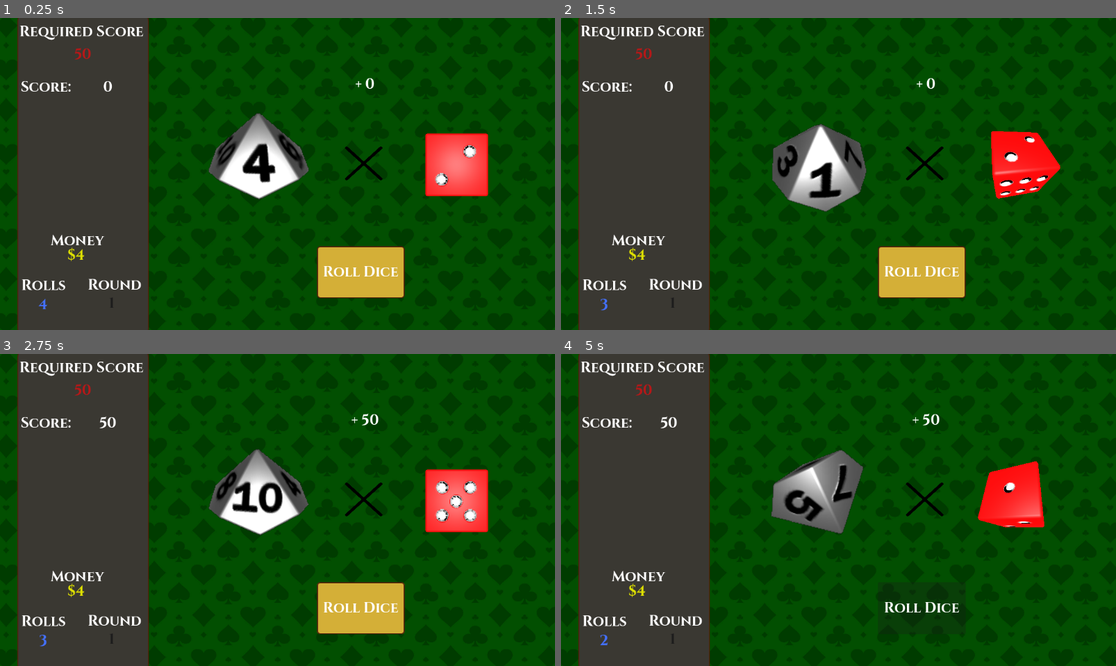
Above: before the commit, frames 1-4 (two rows, left to right).
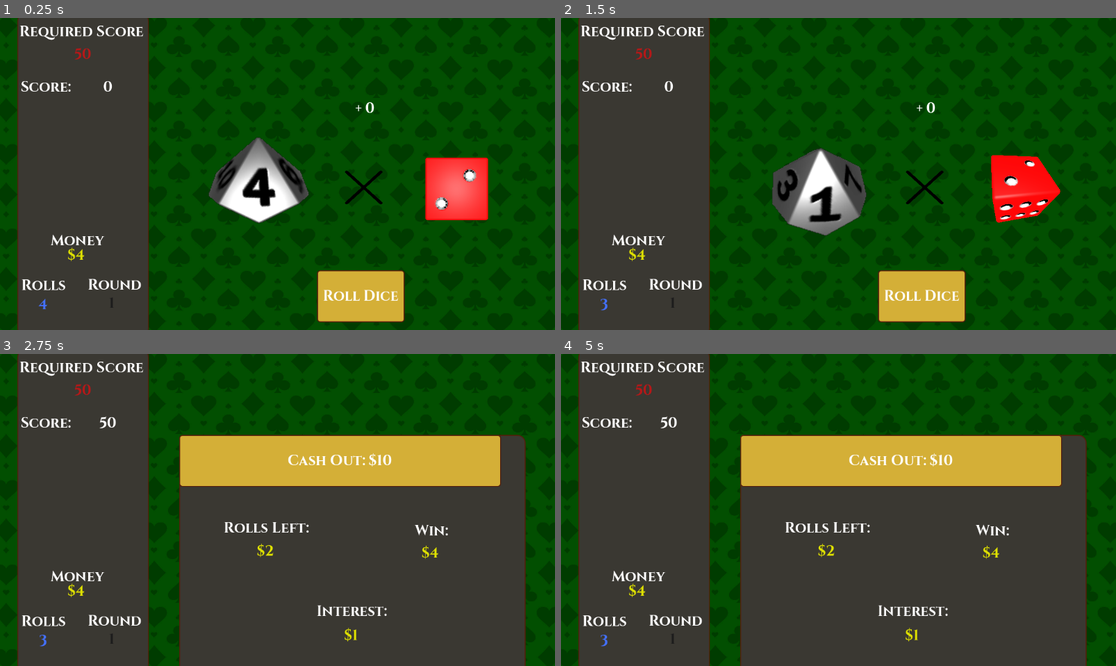
Above: after the commit, the same moments.

Repository: JacksonPearce21/Diceon
Game: Godot game, scene res://Scenes/main_game.tscn
The game is run twice, just before and just after one commit, with the same random seed, the same clock (stepped at 60 frames per second) and the same inputs.
Inputs (mouse positions are in pixels of both pictures, inside the frame that each line leads up to):
- Up to frame 1 (0.25 s): no input
- Up to frame 2 (1.5 s): click "Roll Dice" at 0.5 s
- Up to frame 3 (2.75 s): no input
- Up to frame 4 (5 s): click (899, 460) at 2.75 s, where only the run after the commit has a clickable "Cash Out: $10"; click "Roll Dice" at 3.5 s; click (899, 460) at 4.25 s, where only the run after the commit has a clickable "Cash Out: $10"

The runs differ from the first frame. In frame 1, 9.9% of the frame differs, in the area x 37-88%, y 19-98%; in frame 2, 9.9%; in frame 3, 46%; in frame 4, 46%, in the area x 7-95%, y 18-100%.
Error after the commit: Parse Error: Unexpected identifier "GlobalManager" in class body. (res://Scripts/eor_popup.gd:5)

Commit message:
Start of functionality of popup

Diff:
--- /dev/null
+++ b/Scenes/eor_popup.gd
@@ -0,0 +1 @@
+extends Node2D
--- a/Scenes/eor_popup.tscn
+++ b/Scenes/eor_popup.tscn
@@ -1,6 +1,7 @@
-[gd_scene load_steps=6 format=3 uid="uid://c5am5xdlwbbvv"]
+[gd_scene load_steps=7 format=3 uid="uid://c5am5xdlwbbvv"]
 
 [ext_resource type="FontFile" uid="uid://wjtial1f50wv" path="res://Assets/Cinzel-Bold.ttf" id="1_2e1hu"]
+[ext_resource type="Script" uid="uid://cr1omxfymrqbh" path="res://Scripts/eor_popup.gd" id="1_dayh2"]
 [ext_resource type="StyleBox" uid="uid://25f06d3wx5kb" path="res://Assets/Button_style_box.tres" id="2_dayh2"]
 [ext_resource type="StyleBox" uid="uid://cn5k1t1mloygf" path="res://Assets/Button_style_pressed.tres" id="3_fpj8r"]
 [ext_resource type="StyleBox" uid="uid://bpxwbwsgjuesr" path="res://Assets/Button_style_hoverd.tres" id="4_ewfj4"]
@@ -22,6 +23,7 @@
 corner_radius_bottom_left = 16
 
 [node name="EOR_popup" type="Node2D"]
+script = ExtResource("1_dayh2")
 
 [node name="Pop-up" type="Panel" parent="."]
 offset_left = 193.0
@@ -103,9 +105,9 @@
 horizontal_alignment = 1
 
 [node name="cash_out" type="Button" parent="Pop-up"]
-offset_left = 40.0
+offset_left = 25.0
 offset_top = 21.0
-offset_right = 674.0
+offset_right = 693.0
 offset_bottom = 129.0
 theme_override_colors/font_disabled_color = Color(1, 1, 1, 1)
 theme_override_colors/font_hover_pressed_color = Color(1, 1, 1, 1)
--- a/Scenes/main_game.tscn
+++ b/Scenes/main_game.tscn
@@ -9,6 +9,7 @@
 [ext_resource type="Texture2D" uid="uid://dkqgtce5dbq8m" path="res://Assets/Multiplication_Sign.svg.png" id="5_mgc0q"]
 [ext_resource type="StyleBox" uid="uid://cn5k1t1mloygf" path="res://Assets/Button_style_pressed.tres" id="6_73nn6"]
 [ext_resource type="StyleBox" uid="uid://bpxwbwsgjuesr" path="res://Assets/Button_style_hoverd.tres" id="7_r0mdn"]
+[ext_resource type="PackedScene" uid="uid://c5am5xdlwbbvv" path="res://Scenes/eor_popup.tscn" id="10_r0mdn"]
 
 [sub_resource type="StyleBoxFlat" id="StyleBoxFlat_mgc0q"]
 content_margin_left = 8.0
@@ -37,11 +38,6 @@
 scale = Vector2(0.384333, 0.329)
 texture = ExtResource("2_6j5ir")
 
-[node name="Sprite2D" type="Sprite2D" parent="CanvasLayer2"]
-position = Vector2(755, 302)
-scale = Vector2(0.115938, 0.104844)
-texture = ExtResource("5_mgc0q")
-
 [node name="Control" type="Control" parent="."]
 layout_mode = 3
 anchors_preset = 0
@@ -177,6 +173,8 @@
 horizontal_alignment = 1
 
 [node name="CanvasLayer" type="CanvasLayer" parent="."]
+offset = Vector2(0, 50)
+transform = Transform2D(1, 0, 0, 1, 0, 50)
 
 [node name="SubViewportContainer" type="SubViewportContainer" parent="CanvasLayer"]
 offset_left = 100.0
@@ -198,11 +196,13 @@
 far = 4023.15
 
 [node name="DirectionalLight3D2" type="DirectionalLight3D" parent="CanvasLayer/SubViewportContainer/IntViewport"]
-light_energy = 0.5
-light_indirect_energy = 0.5
+light_energy = 0.4
+light_indirect_energy = 0.0
+light_volumetric_fog_energy = 0.0
 shadow_enabled = true
-shadow_bias = 0.5
-shadow_blur = 2.0
+shadow_bias = 2.0
+shadow_opacity = 0.5
+shadow_blur = 4.0
 
 [node name="SubViewportContainer2" type="SubViewportContainer" parent="CanvasLayer"]
 anchors_preset = -1
@@ -228,7 +228,7 @@
 
 [node name="DirectionalLight3D" type="DirectionalLight3D" parent="CanvasLayer/SubViewportContainer2/MultViewport"]
 transform = Transform3D(1, 0, 0, 0, 1, 0, 0, 0, 1, 6, 0, 0)
-light_energy = 0.5
+light_energy = 0.4
 light_indirect_energy = 0.5
 shadow_enabled = true
 shadow_bias = 0.5
@@ -259,6 +259,11 @@
 theme_override_styles/normal = ExtResource("5_6y7pd")
 text = "Roll Dice"
 
+[node name="MultiplySign" type="Sprite2D" parent="CanvasLayer"]
+position = Vector2(755, 302)
+scale = Vector2(0.115938, 0.104844)
+texture = ExtResource("5_mgc0q")
+
 [node name="Added_score" type="Label" parent="CanvasLayer"]
 offset_left = 721.0
 offset_top = 117.0
@@ -269,4 +274,14 @@
 text = "+ 0"
 horizontal_alignment = 1
 
+[node name="EOR_popup" parent="CanvasLayer" instance=ExtResource("10_r0mdn")]
+visible = false
+z_index = 50
+position = Vector2(179, 7)
+
+[node name="cash_out" parent="CanvasLayer/EOR_popup/Pop-up" index="6"]
+layout_mode = 0
+
 [connection signal="pressed" from="CanvasLayer/Roll Dice" to="." method="_on_button_pressed"]
+
+[editable path="CanvasLayer/EOR_popup"]
--- a/Scripts/Global_manager.gd
+++ b/Scripts/Global_manager.gd
@@ -3,6 +3,7 @@
 var dice_rolls = 4
 var current_round = 1
 var score_needed = 50
+var money = 4
 
 func next_round():
 	current_round += 1
--- /dev/null
+++ b/Scripts/eor_popup.gd
@@ -0,0 +1,5 @@
+extends Node2D
+var money_made = 0
+
+
+GlobalManager.money =
--- a/Scripts/main_game.gd
+++ b/Scripts/main_game.gd
@@ -7,9 +7,11 @@
 @onready var rolls_label = $Control/SideBar/Rolls
 @onready var required_score_label = $Control/SideBar/Required_score
 @onready var round_num_label = $Control/SideBar/Round_num
+@onready var EOR_popup = $CanvasLayer/EOR_popup
 var round_score = 0
 
 func _ready():
+	EOR_popup.hide()
 	update_labels()
 	pass
 
@@ -27,6 +29,7 @@
 	mult_dice.roll()
 	await get_tree().create_timer(1.9).timeout
 	calculate_score()
+	check_game_status()
 	$"CanvasLayer/Roll Dice".disabled = false
 
 func calculate_score():
@@ -36,11 +39,11 @@
 	added_score_label.text = "+ %.0f" % total
 	round_score += total
 	update_labels()
-	check_round_status()
 
-func check_round_status():
+func check_game_status():
 	if GlobalManager.score_needed <= round_score:
 		print("You Win")
+		EOR_popup.show()
 		pass
 	if GlobalManager.score_needed > round_score:
 		if GlobalManager.dice_rolls == 0:
Not shown, added: Scenes/eor_popup.gd.uid
Not shown: 1 places in Scenes/main_game.tscn that only renumber resources
Not shown, added: Scripts/eor_popup.gd.uid
